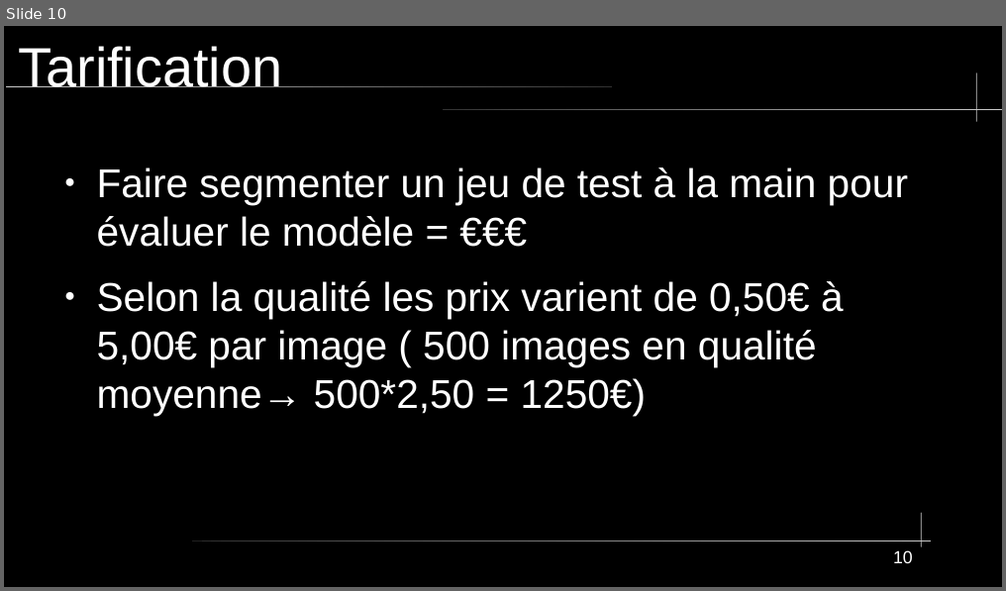
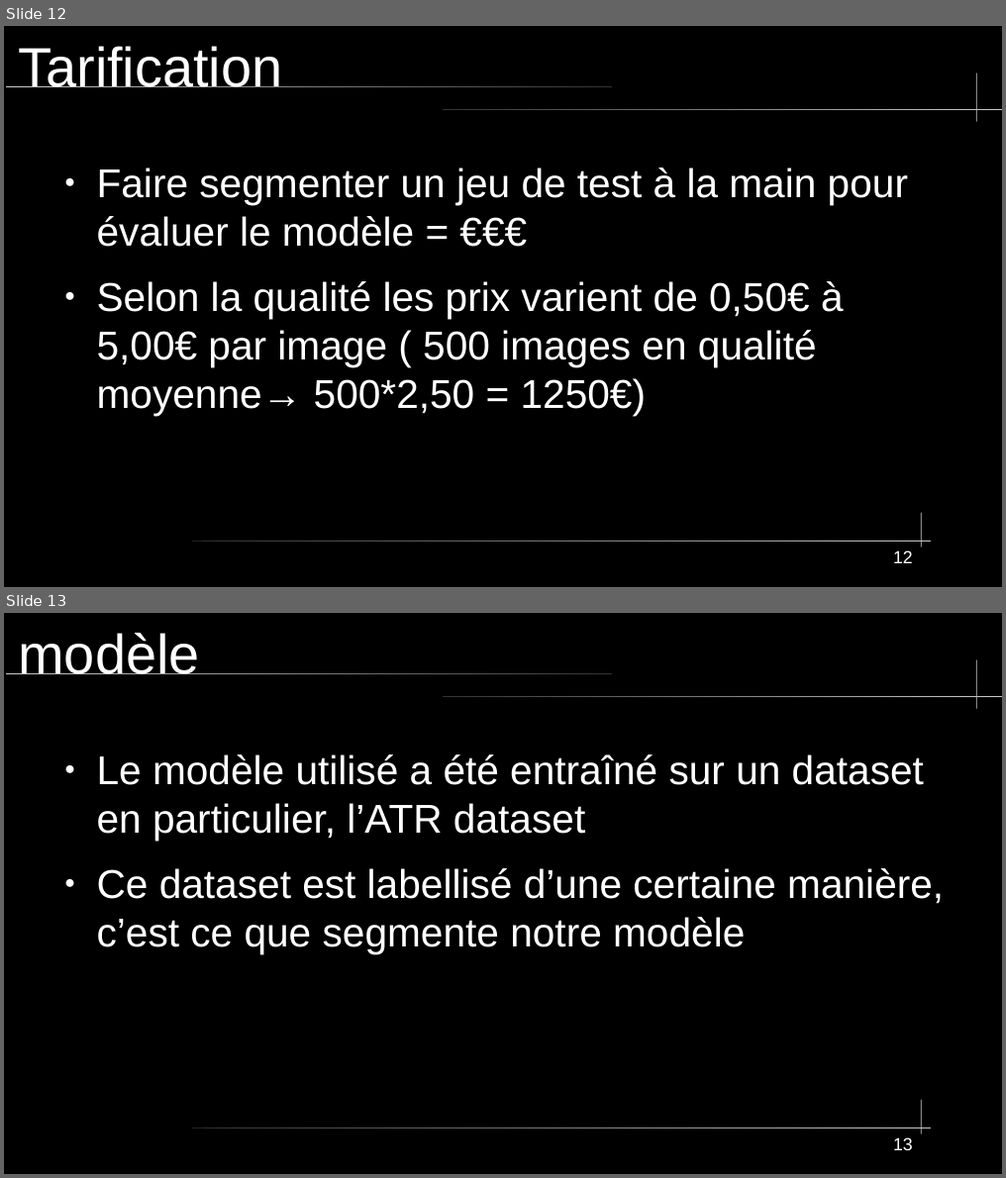
Before and after one commit to Apinsun/Projet2, a slide deck: Sans nom 1presentation.odp. Shown one above the other, each under a label of ours: slide 10 before the commit, slides 12 and 13 after it. The pictures are 1006x591 and 1006x1178 pixels, drawn with LibreOffice and Linux fonts; fonts in the diff are those of the drawing. Boxes give left, top, right and bottom in pixels: in the first picture for what was removed or moved away, otherwise in the second. Text is boxed around its words. In the diff, an @@ line names an element or a change of style, - is before the commit and + after.

Commit message:
ajout des classes manquantes de notre prédiction dans la légende + on continue la présentation

```diff
--- a/Sans nom 1presentation.odp
+++ b/Sans nom 1presentation.odp
@@ slide 13 added at <box>4,613,1002,1174</box>, background #000000; not listed: 5 template elements that a slide beside it also shows @@
@@ title added at <box>18,633,199,674</box>, 44 pt, text #FFFFFF @@
+modèle
@@ text added at <box>97,755,944,955</box>, 32 pt, text #FFFFFF @@
+● Le modèle utilisé a été entraîné sur un dataset en particulier, l’ATR dataset
+● Ce dataset est labellisé d’une certaine manière, c’est ce que segmente notre modèle
@@ page number added at <box>893,1138,913,1151</box>, 14 pt, text #FFFFFF @@
+13
@@ what was slide 10 is now slide 12 @@
@@ page number at <box>893,551,913,564</box>: text changed @@
-10
+12
```
Also in this commit, not shown: 6 slides changed, 3 other slides added, 3 other files.
